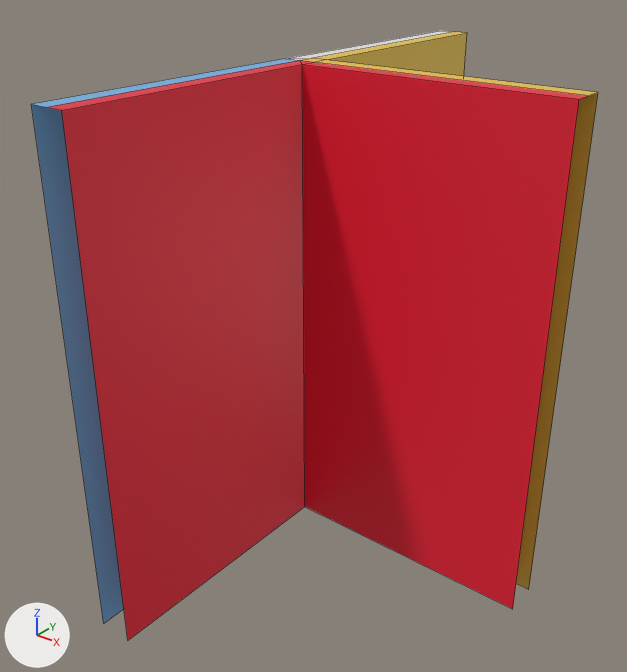
The FBX model Assets/Original_assets/Walls/Incomplete/T_wall_incomplete.fbx as it was, and as the next commit left it.
One viewpoint serves both versions: a 50 mm camera at (3.63, -9.25, 8.74) aimed at (-3.13, -0.8, 3.51). The lights are fixed; the arrows at lower left show +X, +Y and +Z. The picture after the commit comes second. Mesh edges are drawn as thin lines. Where no turn or scale is listed for an object, it has been applied to the vertices.

Script lines for the objects in view, before the commit:
```python
me_cube_098 = bpy.data.meshes.new('Cube.098')
me_cube_098.from_pydata(...)  # 24 vertices, 15 faces; spans x -4.25..0.0, y -4.0..4.0, z 0.0..7.0
# faces by material slot: [2, 3, 2, 3, 3, 2]
me_cube_098.materials.append(mat_ext_1)  # its picture is missing
me_cube_098.materials.append(mat_ext_2)  # white #e7e7e7
me_cube_098.materials.append(mat_int_1)  # red #e71c35
me_cube_098.materials.append(mat_int_2)  # red #e71c35
me_cube_098.materials.append(mat_int_3)  # yellow #e7c346
me_cube_098.materials.append(mat_int_4)  # yellow #e7c346
# before: 1 (-3.75, -4.0, 7.0) at pixel (61, 110), 3 (-4.25, 0.0, 7.0) at pixel (285, 58), 5 (-4.25, -4.0, 7.0) at pixel (31, 104), 7 (-3.75, -0.25, 7.0) at pixel (302, 64), 10 (0.0, 0.25, 7.0) at pixel (598, 92)
# before: 11 (0.0, -0.25, 7.0) at pixel (579, 99), 12 (-4.0, -4.0, 7.0) at pixel (46, 107), 13 (0.0, 0.0, 7.0) at pixel (588, 95), 14 (-4.0, 0.0, 7.0) at pixel (299, 60), 16 (-3.75, 0.25, 7.0) at pixel (326, 59)
# before: 17 (-3.75, 0.0, 7.0) at pixel (314, 62), 18 (-4.25, 4.0, 7.0) at pixel (440, 30), 21 (-3.75, 4.0, 7.0) at pixel (467, 32), 22 (-4.0, 4.0, 7.0) at pixel (454, 31), 23 (-4.0, 0.25, 7.0) at pixel (311, 58)
ob_t_wall_incom = bpy.data.objects.new('T wall_incom', me_cube_098)
ob_t_wall_incom.location = (0.0, 0.0, 0.0)
```
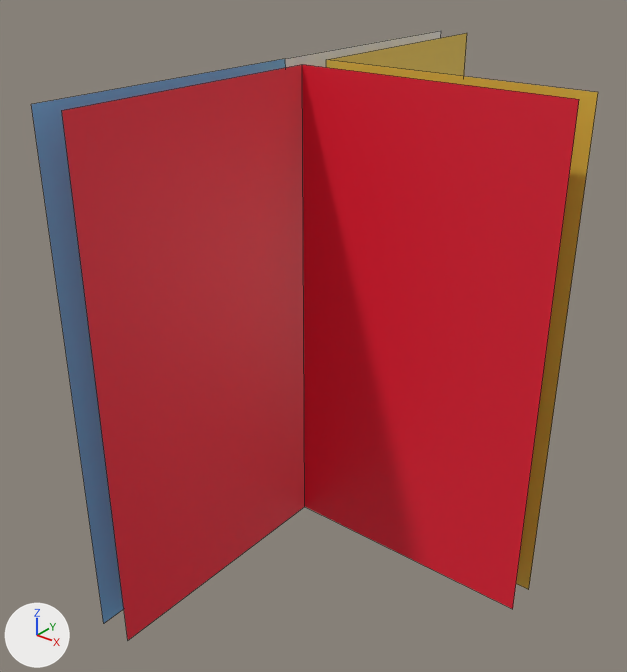
Location of each change, [x1, y1, x2, y2] in pixels of the pictures (627 x 672 px):
part 1 of me_cube_098, deleted: before [32, 31, 598, 110]

The change, as a list of edits to the scene's bpy script:
```text
Change me_cube_098:
    used by ob_t_wall_incom; location = (0.0, 0.0, 0.0)
    verts and faces of me_cube_098; kept vertices keep their numbers, new ones are numbered from 24
    remove me_cube_098.from_pydata(...)  # 24 vertices, 15 faces; spans x -4.25..0.0, y -4.0..4.0, z 0.0..7.0
    add me_cube_098.from_pydata(...)  # 18 vertices, 6 faces; spans x -4.25..0.0, y -4.0..4.0, z 0.0..7.0
    me_cube_098 part 1
    add delete_vertices([12, 13, 14, 17, 22, 23])  # with the faces that use them
```
